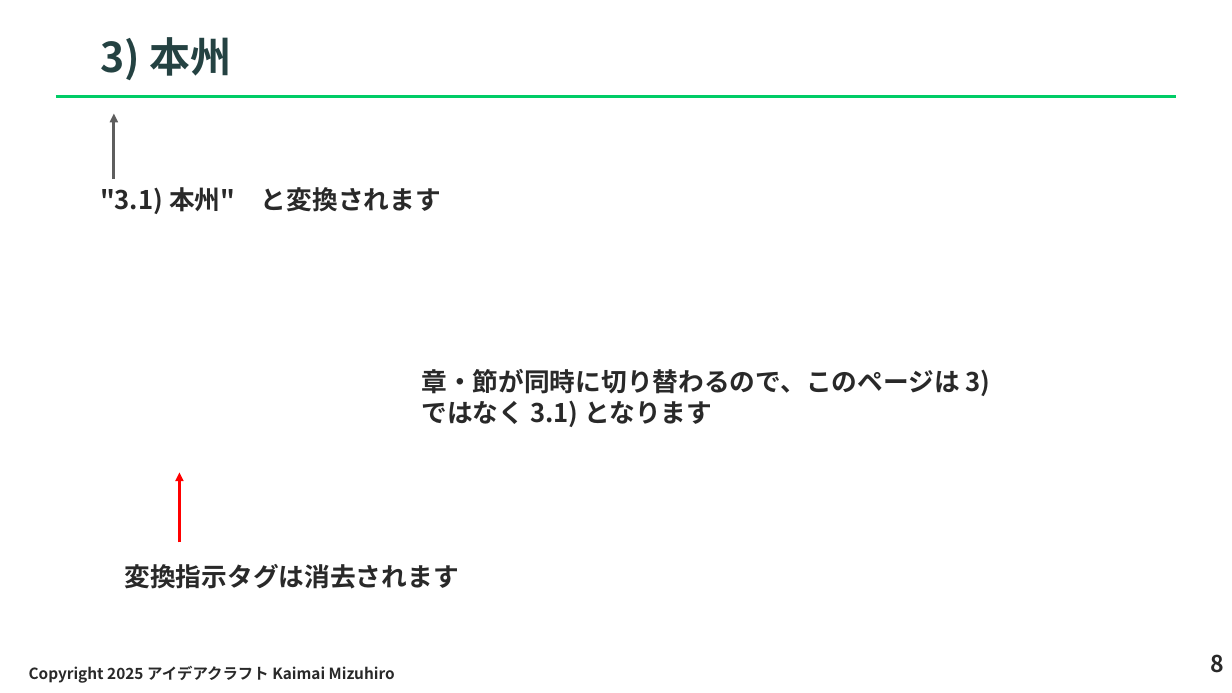
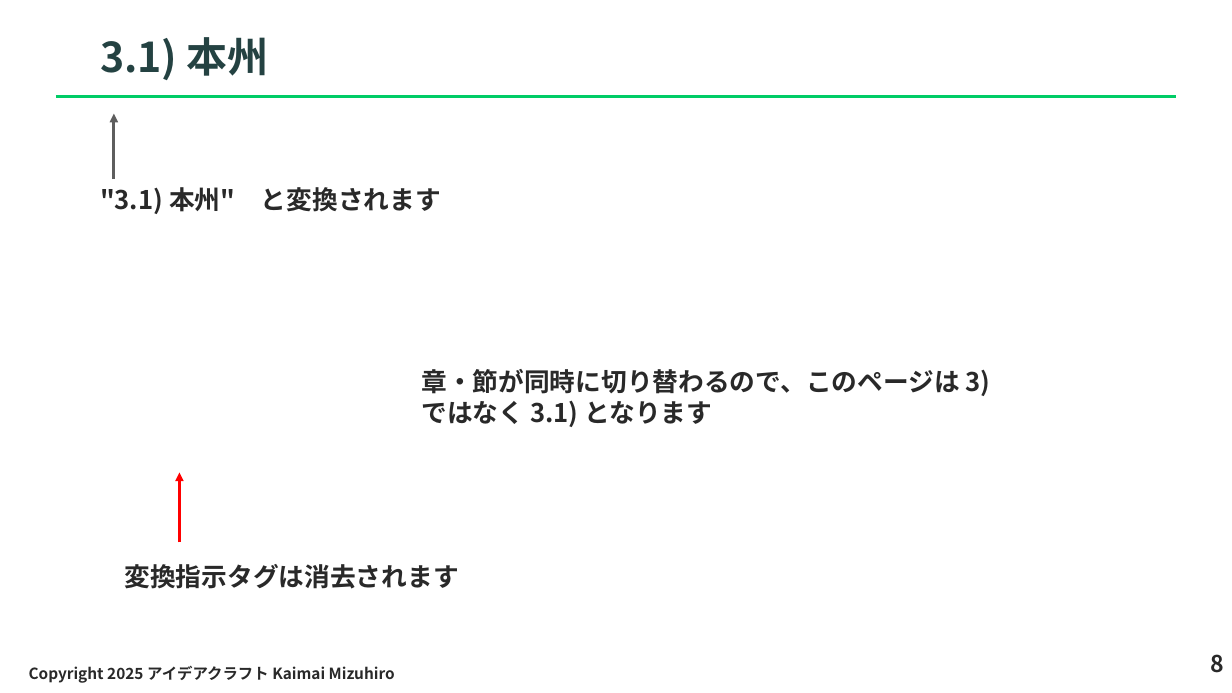
Before and after one commit to hiro77284/pptx-indexer, a slide deck: slide 9 of example/ex1/EasyIndexerSample_indexed.pptx. Drawn at 1232x693 pixels with LibreOffice and Linux fonts; fonts in the diff are those of the drawing. Boxes give left, top, right and bottom in pixels: in the first picture for what was removed or moved away, otherwise in the second. Text is boxed around its words. In the diff, an @@ line names an element or a change of style, - is before the commit and + after.

```diff
--- a/example/ex1/EasyIndexerSample_indexed.pptx
+++ b/example/ex1/EasyIndexerSample_indexed.pptx
@@ title at bbox=[100, 37, 269, 80]: text changed @@
-3) 本州
+3.1) 本州
```
Also in this commit, not shown: 2 other slides changed.
